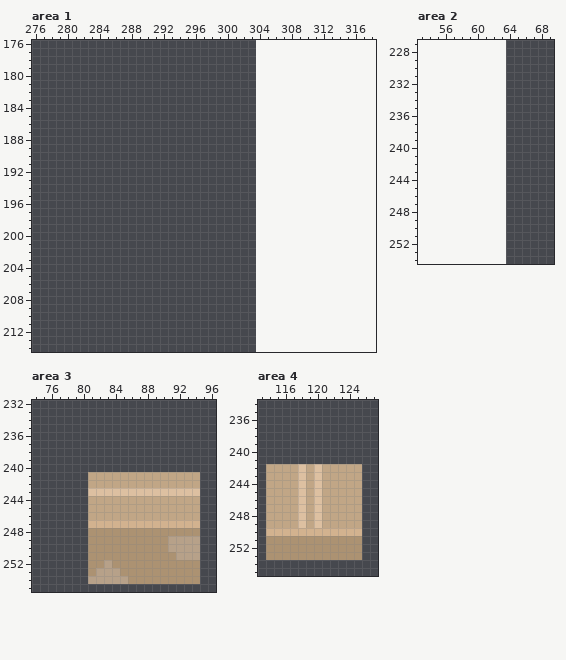
Pixel-art file, stored at src/_assets/tilesets.aseprite. That is the earlier state.
240x240 pixels, 1 frame. Colours within 5 levels of each other are drawn and written as one. Shown: area 1: x 276..318, y 176..214; area 2: x 53..69, y 227..254; area 3: x 74..96, y 232..255; area 4: x 113..127, y 234..255. The old version is drawn lined up with the new one, on the new canvas. The commit also changed other parts of the picture, which this record leaves out.
After:
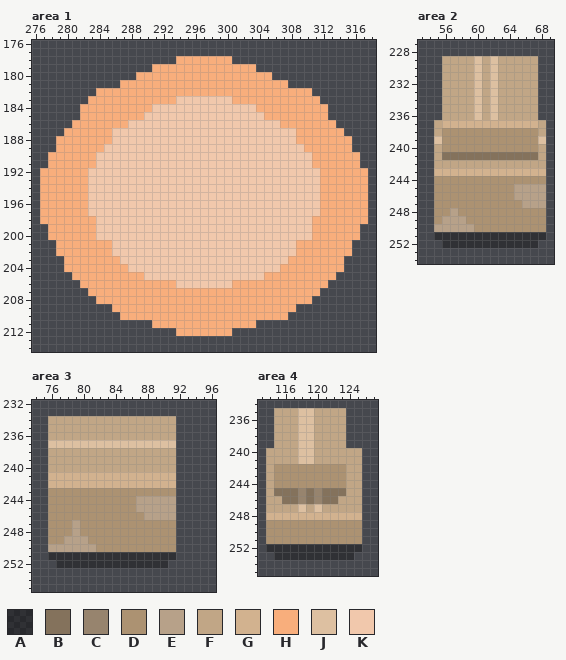
Palette (. is transparent): A #00000051  B #84725c  C #97846e  D #ac9272  E #b7a189  F #c1a686  G #d2b28f  H #f8ae7c  J #ddc0a1  K #f1c8ac
Edits made:
canvas 240x240 -> 360x360, the old top-left corner now at 64,64
Changed rows in their new state; - is an unchanged pixel.
Area 1:
first column x 277:
178 -----------------HHHHHHH-----------------
179 --------------HHHHHHHHHHHHH--------------
180 ------------HHHHHHHHHHHHHHHHH------------
181 ----------HHHHHHHHHHHHHHHHHHHHH----------
182 -------HHHHHHHHHHHHHHHHHHHHHHHHHHH-------
183 ------HHHHHHHHHHHKKKKKKKHHHHHHHHHHH------
184 -----HHHHHHHHHKKKKKKKKKKKKKHHHHHHHHH-----
185 -----HHHHHHHHKKKKKKKKKKKKKKKHHHHHHHH-----
186 ----HHHHHHHKKKKKKKKKKKKKKKKKKKHHHHHHH----
187 ---HHHHHHKKKKKKKKKKKKKKKKKKKKKKKHHHHHH---
188 --HHHHHHHKKKKKKKKKKKKKKKKKKKKKKKHHHHHHH--
189 --HHHHHHKKKKKKKKKKKKKKKKKKKKKKKKKHHHHHH--
190 -HHHHHHKKKKKKKKKKKKKKKKKKKKKKKKKKKHHHHHH-
191 -HHHHHHKKKKKKKKKKKKKKKKKKKKKKKKKKKHHHHHH-
192 HHHHHHKKKKKKKKKKKKKKKKKKKKKKKKKKKKKHHHHHH
193 HHHHHHKKKKKKKKKKKKKKKKKKKKKKKKKKKKKHHHHHH
194 HHHHHHKKKKKKKKKKKKKKKKKKKKKKKKKKKKKHHHHHH
195 HHHHHHKKKKKKKKKKKKKKKKKKKKKKKKKKKKKHHHHHH
196 HHHHHHKKKKKKKKKKKKKKKKKKKKKKKKKKKKKHHHHHH
197 HHHHHHKKKKKKKKKKKKKKKKKKKKKKKKKKKKKHHHHHH
198 HHHHHHHKKKKKKKKKKKKKKKKKKKKKKKKKKKHHHHHHH
199 -HHHHHHKKKKKKKKKKKKKKKKKKKKKKKKKKKHHHHHH-
200 -HHHHHHKKKKKKKKKKKKKKKKKKKKKKKKKKKHHHHHH-
201 --HHHHHHHKKKKKKKKKKKKKKKKKKKKKKKHHHHHHH--
202 --HHHHHHHKKKKKKKKKKKKKKKKKKKKKKKHHHHHHH--
203 ---HHHHHHHKKKKKKKKKKKKKKKKKKKKKHHHHHHH---
204 ---HHHHHHHHKKKKKKKKKKKKKKKKKKKHHHHHHHH---
205 ----HHHHHHHHHKKKKKKKKKKKKKKKHHHHHHHHH----
206 -----HHHHHHHHHHHHKKKKKKKHHHHHHHHHHHH-----
207 ------HHHHHHHHHHHHHHHHHHHHHHHHHHHHH------
208 -------HHHHHHHHHHHHHHHHHHHHHHHHHHH-------
209 ---------HHHHHHHHHHHHHHHHHHHHHHH---------
210 ----------HHHHHHHHHHHHHHHHHHHHH----------
211 --------------HHHHHHHHHHHHH--------------
212 -----------------HHHHHHH-----------------
Area 2:
first column x 55:
229 -FFFFJFJFFFFF-
230 -FFFFJFJFFFFF-
231 -FFFFJFJFFFFF-
232 -FFFFJFJFFFFF-
233 -FFFFJFJFFFFF-
234 -FFFFJFJFFFFF-
235 -FFFFJFJFFFFF-
236 -FFFFJFJFFFFF-
237 FGGGGGGGGGGGGF
238 FDDDDDDDDDDDDF
239 JDDDDDDDDDDDDJ
240 FDDDDDDDDDDDDF
241 FBBBBBBBBBBBBF
242 FFFFFFFFFFFFFF
243 GGGGGGGGGGGGGG
244 DDDDDDDDDDDDDD
245 DDDDDDDDDDEEEE
246 DDDDDDDDDDEEEE
247 DDDDDDDDDDDEEE
248 DDEDDDDDDDDDDD
249 DEEEDDDDDDDDDD
250 EEEEEDDDDDDDDD
251 AAAAAAAAAAAAAA
252 -AAAAAAAAAAAA-
Area 3:
first column x 76:
234 FFFFFFFFFFFFFFFF---
235 FFFFFFFFFFFFFFFF---
236 FFFFFFFFFFFFFFFF---
237 JJJJJJJJJJJJJJJJ---
238 FFFFFFFFFFFFFFFF---
239 FFFFFFFFFFFFFFFF---
240 FFFFFFFFFFFFFFFF---
241 GGGGGGGGGGGGGGGG...
242 GGGGGGGGGGGGGGGG...
243 DDDDDDDDDDDDDDDD...
244 DDDDDDDDDDDEEEEE...
245 DDDDDDDDDDDEEEEE...
246 DDDDDDDDDDDDEEEE...
247 DDDEDDDDDDDDDDDD...
248 DDDED-----------...
249 DDEEE----------D...
250 EEEEEE---------D...
251 AAAAAAAAAAAAAAAA...
252 -AAAAAAAAAAAAAA....
253 -----..............
254 -----..............
Area 4:
first column x 114:
235 -FFFJJFFFF--
236 -FFFJJFFFF--
237 -FFFJJFFFF--
238 -FFFJJFFFF--
239 -FFFJJFFFF--
240 FFFFJJFFFFFF
241 FFFFJJFFFFFF
242 -DDDDDDDDD--
243 -DDDDDDDDD--
244 -DDDDDDDDD--
245 -BBBCBCBBB--
246 --BBCBCBB---
248 GGGGGGGGGGGG
249 DDDDDDDDDDDD
250 DDDDDDDDDDDD
252 AAAAAAAAAAAA
253 .AAAAAAAAAA.
Boxes around the changes in both pictures, in picture pixels (x1, y1, x2, y2):
added: (40, 56, 368, 336)
added: (434, 56, 546, 248)
changed: (48, 416, 200, 584)
changed: (266, 408, 362, 560)
